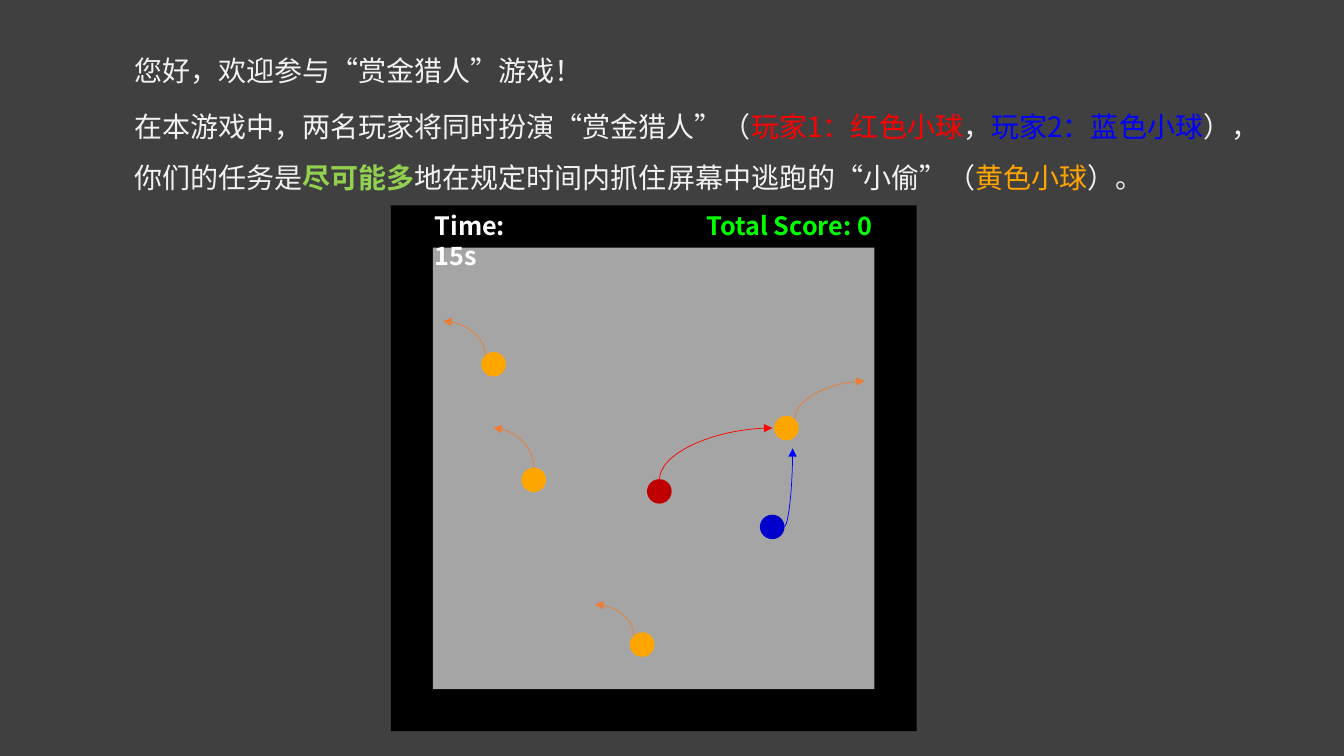
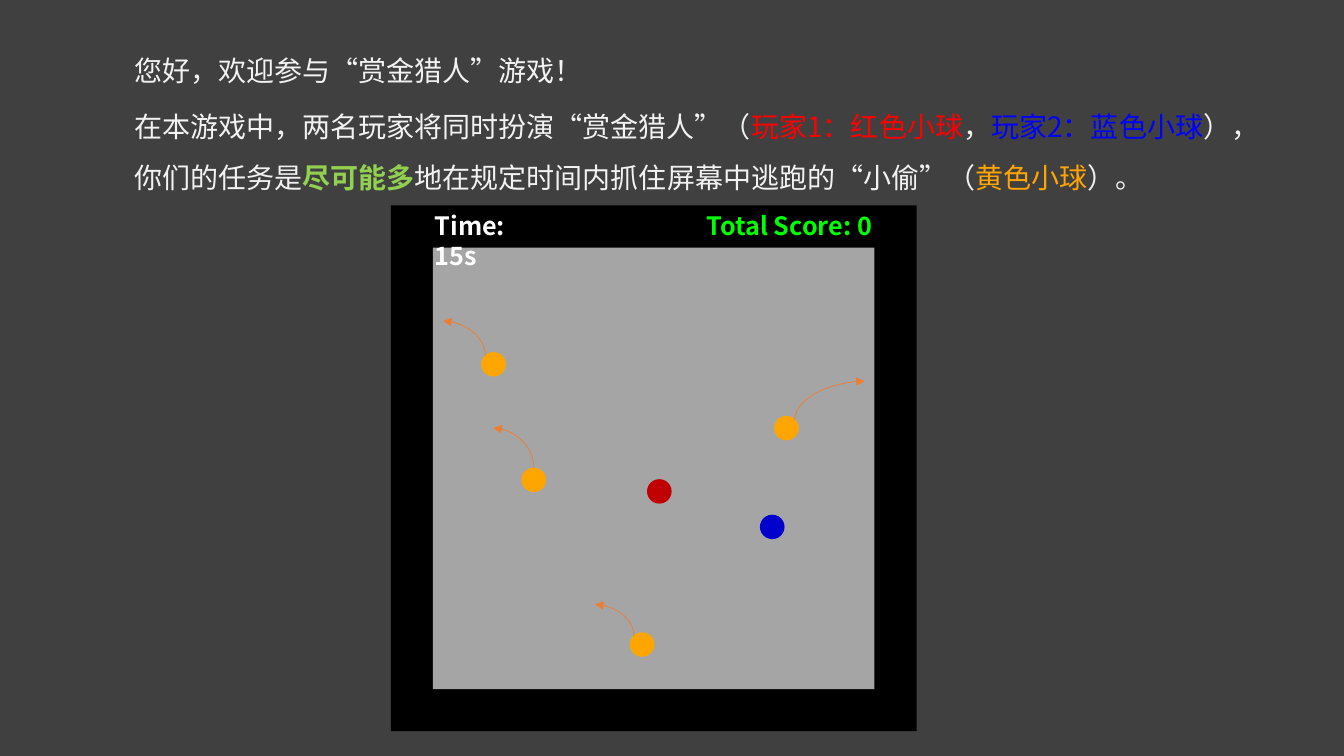
Before and after one commit to ChenyaGu/imagineWeCooperation, a slide deck: slide 1 of pictures/introduction.pptx. Drawn at 1344x756 pixels with LibreOffice and Linux fonts; fonts in the diff are those of the drawing. Boxes give left, top, right and bottom in pixels: in the first picture for what was removed or moved away, otherwise in the second. Text is boxed around its words. In the diff, an @@ line names an element or a change of style, - is before the commit and + after.

```diff
--- a/pictures/introduction.pptx
+++ b/pictures/introduction.pptx
@@ curved arrow removed from (659, 480) to (772, 429) @@
@@ curved arrow removed from (784, 527) to (792, 449) @@
```
Also in this commit, not shown: 3 other slides changed, 3 slides added, 2 slides removed, 10 other files.
